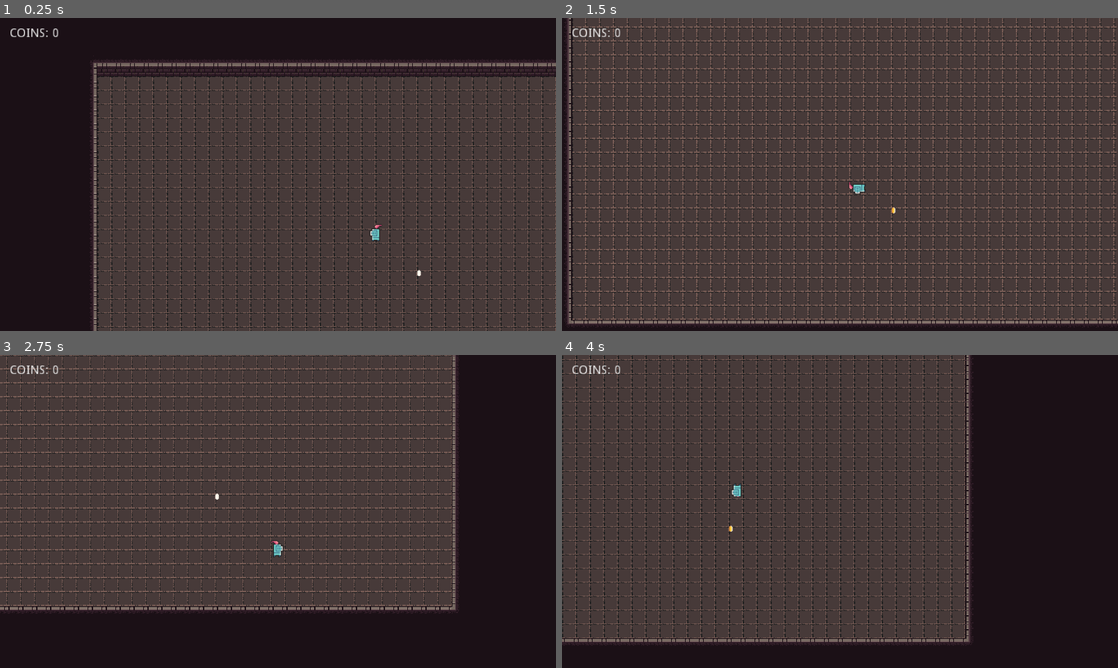
Above: before the commit, frames 1-4 (two rows, left to right).
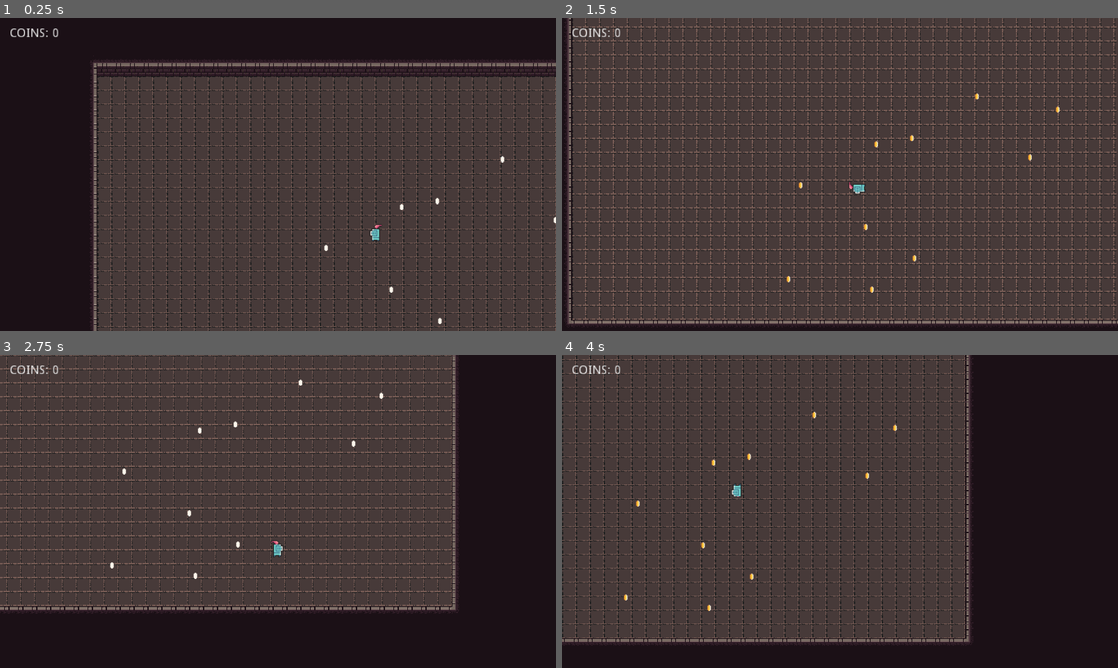
Above: after the commit, the same moments.

Repository: CaptainJiggles11/SpeedQuest
Game: Godot game, scene res://scenes/test.tscn
Two runs of this game, one before a commit and one after it. Both use one fixed random seed, a clock stepped at 60 frames per second and the inputs below.
Inputs (mouse positions are in pixels of both pictures, inside the frame that each line leads up to):
- Up to frame 1 (0.25 s): no input
- Up to frame 2 (1.5 s): move the mouse to (962, 158) at 0.52 s; hold Right (ui_right) 0.53-1.28 s; hold Shift (roll) 0.53-1.28 s; move the mouse to (728, 190) at 1.27 s; hold Down (ui_down) from 1.28 s (still down); tap Shift (roll) at 1.35 s
- Up to frame 3 (2.75 s): move the mouse to (333, 442) at 2.02 s; release Down (ui_down) at 2.03 s; hold Right (ui_right) from 2.03 s (still down); hold Shift (roll) from 2.03 s (still down)
- Up to frame 4 (4 s): move the mouse to (812, 574) at 2.77 s; release Right (ui_right) at 2.78 s; release Shift (roll) at 2.78 s; hold Up (ui_up) 2.78-3.53 s; tap Shift (roll) at 2.85 s; move the mouse to (1006, 558) at 3.52 s; hold Left (ui_left) from 3.53 s (still down); hold Shift (roll) from 3.53 s (still down)

The runs differ from the first frame. In frame 1, 0.1% of the frame differs, in the area x 58-100%, y 44-98%; in frame 2, 0.1%; in frame 3, 0.1%; in frame 4, 0.1%, in the area x 11-61%, y 18-82%.

Commit message:
Random coins
Randomized coin spawning (temporary measure)

Diff:
--- a/scripts/Global.gd
+++ b/scripts/Global.gd
@@ -6,6 +6,7 @@
 
 var coin_count
 
+var rng = RandomNumberGenerator.new()
 
 func _ready():
 	var root = get_tree().root
@@ -47,11 +48,13 @@
 
 func add_test_coin():
 	coin_count = 0
-	var coin = preload("res://scenes/Coin.tscn").instance()
-	coin.position = Vector2(50,50)
-	coin.z_index = 1
-	coin.get_child(0).connect("body_shape_entered", self, "_on_get_coin")
-	add_child(coin)
+	for i in range(0, 10):
+		print(i)
+		var coin = preload("res://scenes/Coin.tscn").instance()
+		coin.position = Vector2(rng.randi_range(-250, 250), rng.randi_range(-150, 150))
+		coin.z_index = 1
+		coin.get_child(0).connect("body_shape_entered", self, "_on_get_coin")
+		add_child(coin)
 
 
 func _on_get_coin(body_rid, body, body_shape_index, local_shape_index):
